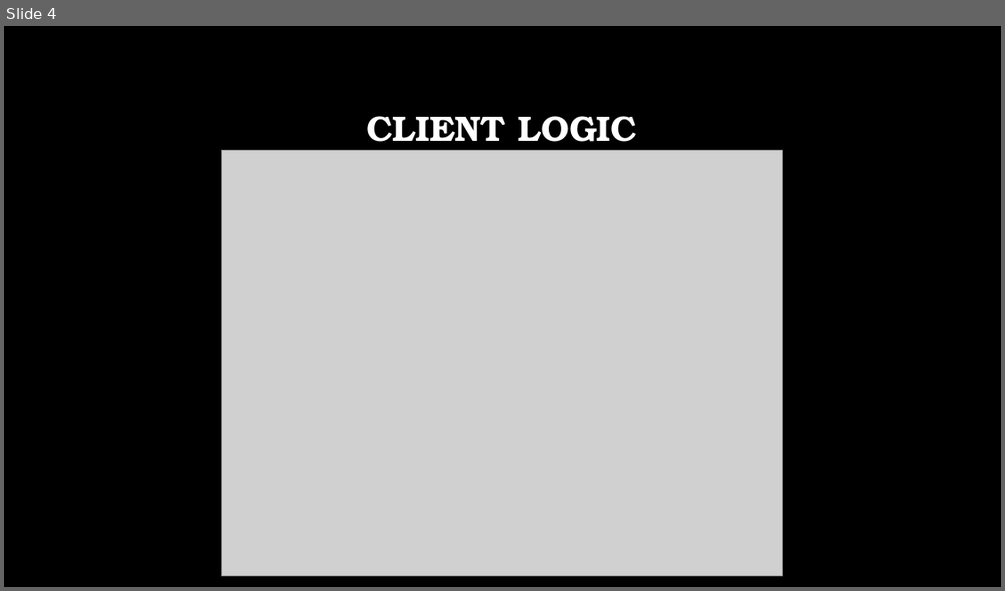
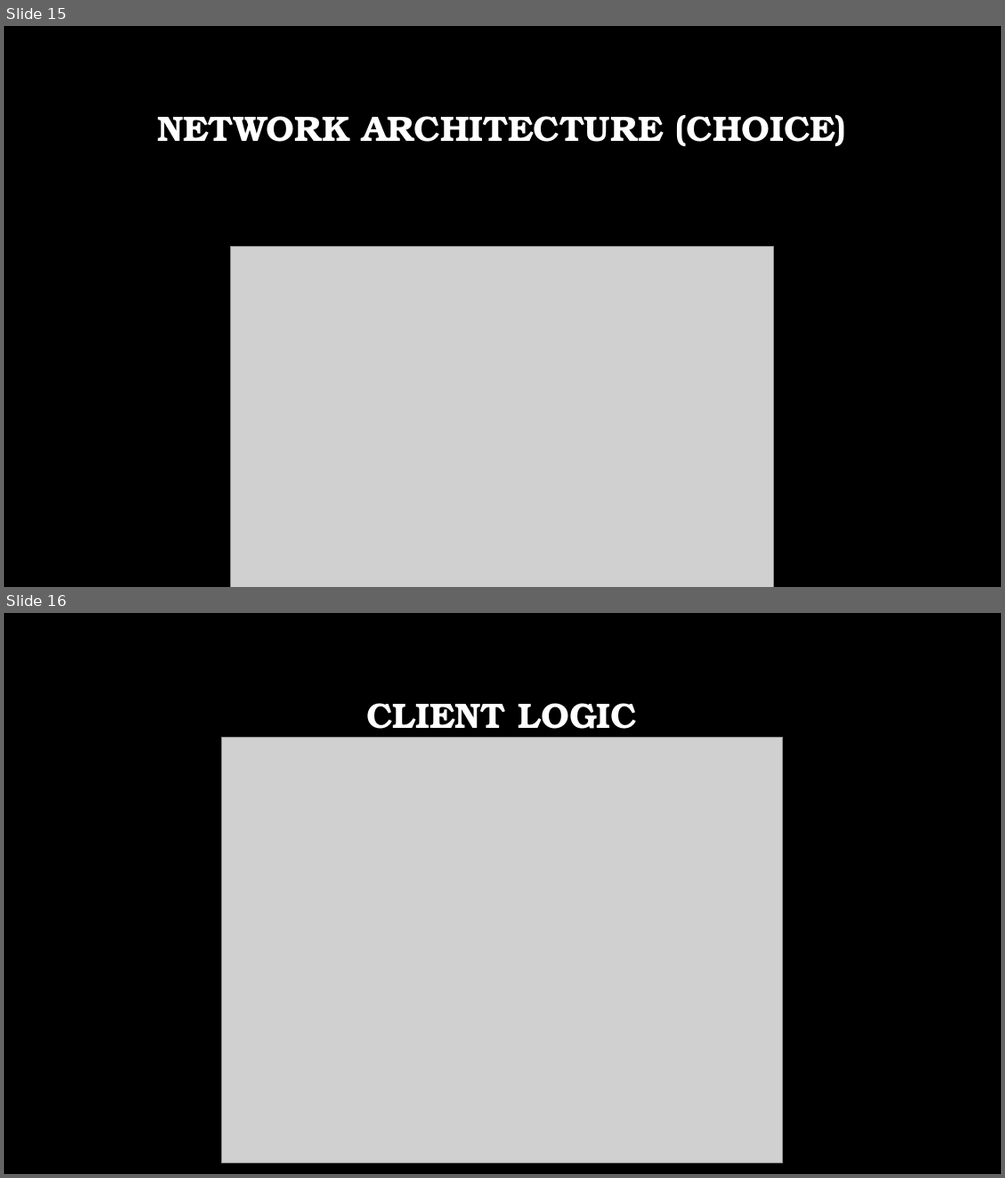
Before and after one commit to DragonRider0o0/CS-4670-Project, a slide deck: CS 4670 – Final Project.pptx. Shown one above the other, each under a label of ours: slide 4 before the commit, slides 15 and 16 after it. The pictures are 1005x591 and 1005x1178 pixels, drawn with LibreOffice and Linux fonts; fonts in the diff are those of the drawing; grey boxes stand for pictures; background and template pictures are left out. Boxes give left, top, right and bottom in pixels: in the first picture for what was removed or moved away, otherwise in the second. Text is boxed around its words. In the diff, an @@ line names an element or a change of style, - is before the commit and + after.

```diff
--- a/CS 4670 – Final Project.pptx
+++ b/CS 4670 – Final Project.pptx
@@ slide 15 added at [4,26,1001,587], background picture (left out) @@
@@ title added at [157,115,847,146], 34 pt, text #FFFFFF, bold @@
+NETWORK ARCHITECTURE (CHOICE)
@@ picture added at [231,247,774,587] @@
@@ what was slide 4 is now slide 16 @@
```
Also in this commit, not shown: 4 slides changed, 14 other slides added, 6 other files.
